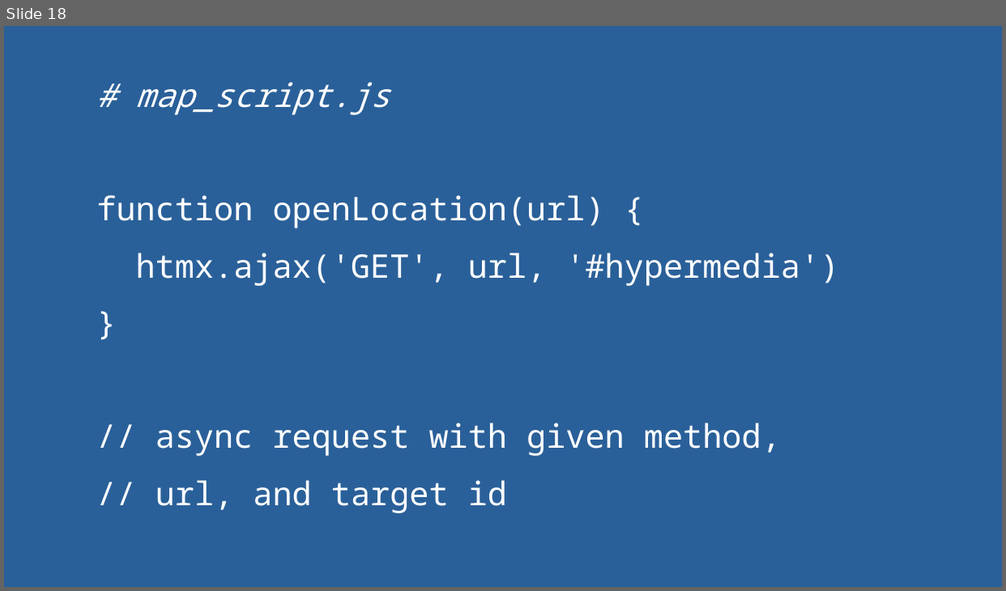
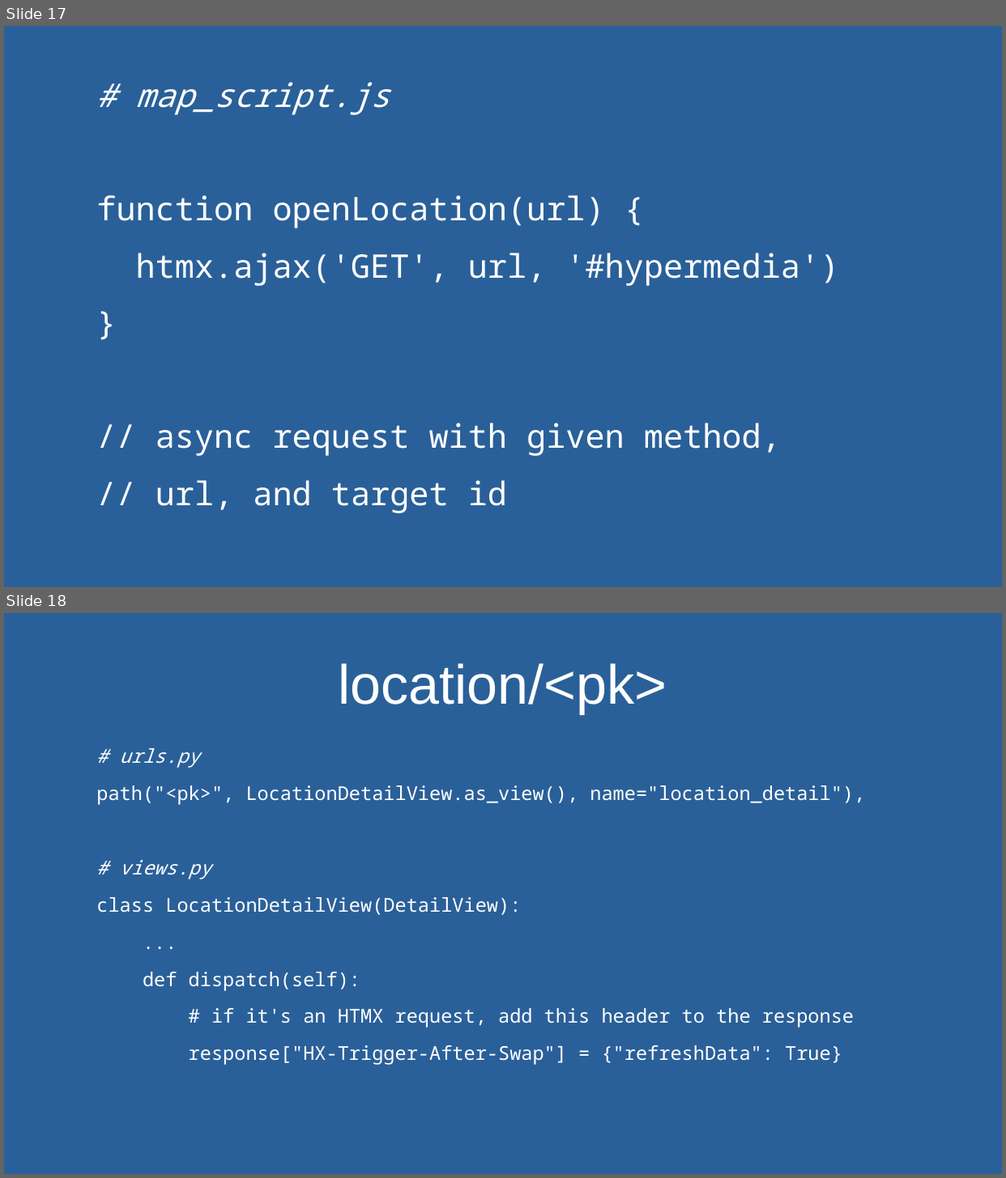
Before and after one commit to andywar65/map_swap_example, a slide deck: hypermedia_driven_maps.odp. Shown one above the other, each under a label of ours: slide 18 before the commit, slides 17 and 18 after it. The pictures are 1006x591 and 1006x1178 pixels, drawn with LibreOffice and Linux fonts; fonts in the diff are those of the drawing. Boxes give left, top, right and bottom in pixels: in the first picture for what was removed or moved away, otherwise in the second. Text is boxed around its words. In the diff, an @@ line names an element or a change of style, - is before the commit and + after.

```diff
--- a/hypermedia_driven_maps.odp
+++ b/hypermedia_driven_maps.odp
@@ slide 18 added at [4, 613, 1002, 1174], background #2A6099 @@
@@ title added at [339, 663, 667, 714], 44 pt, text #FFFFFF @@
+location/<pk>
@@ text added at [96, 748, 865, 1065], 15.2 pt, text #FFFFFF @@
+# urls.py
+path("<pk>", LocationDetailView.as_view(), name="location_detail"),
+# views.py
+class LocationDetailView(DetailView):
+...
+def dispatch(self):
+# if it's an HTMX request, add this header to the response
+response["HX-Trigger-After-Swap"] = {"refreshData": True}
@@ what was slide 18 is now slide 17 @@
```
Also in this commit, not shown: 7 slides changed, 9 other slides added, 3 slides removed.
